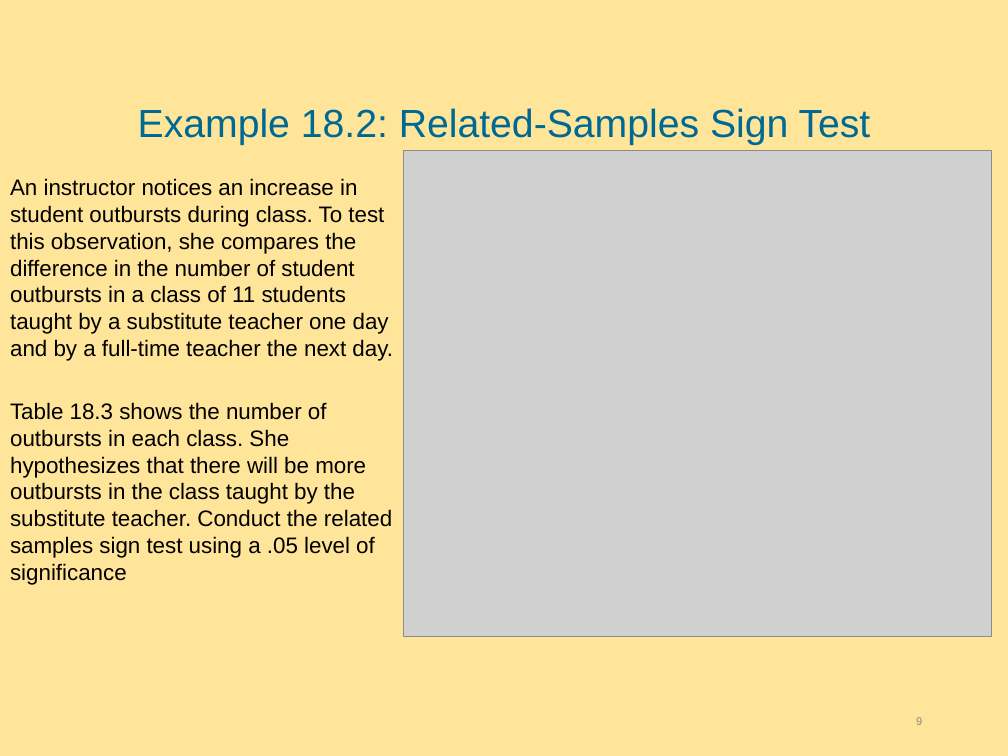
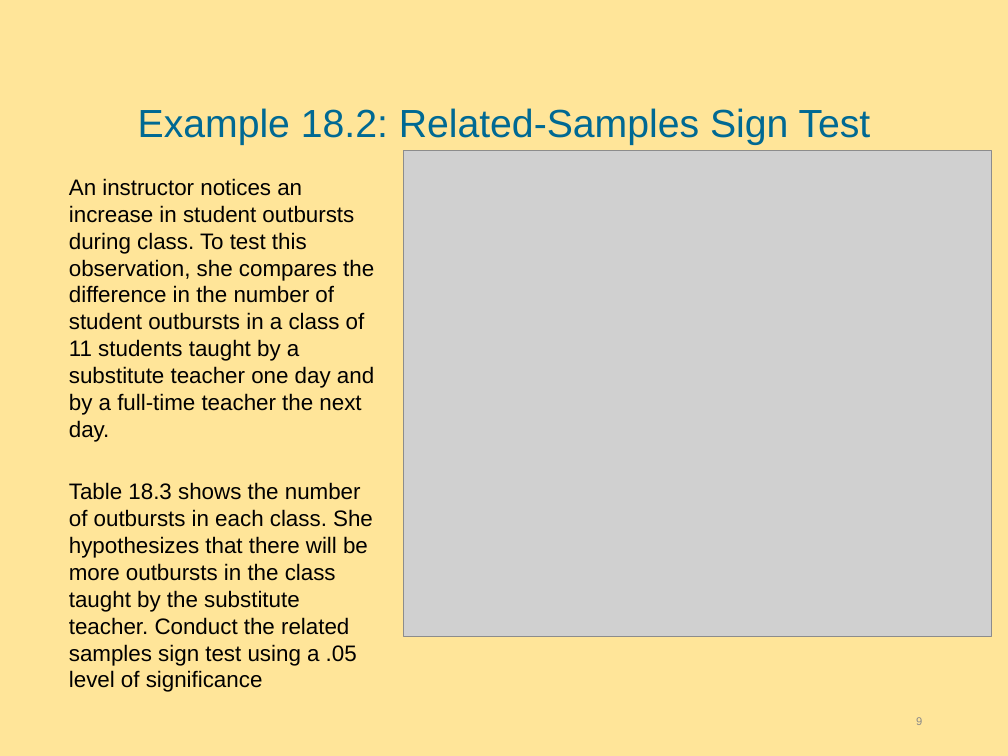
Before and after one commit to hejibo/Psychological-Statistics, a slide deck: slide 9 of Lecture 18 - Slides-Nonparametric Tests Tests for Ordinal Data/Lecture 18 - Slides-Nonparametric Tests Tests for Ordinal Data.pptx. Drawn at 1008x756 pixels with LibreOffice and Linux fonts; fonts in the diff are those of the drawing; grey boxes stand for pictures; background and template pictures are left out. Boxes give left, top, right and bottom in pixels: in the first picture for what was removed or moved away, otherwise in the second. Text is boxed around its words. In the diff, an @@ line names an element or a change of style, - is before the commit and + after.

```diff
--- a/Lecture 18 - Slides-Nonparametric Tests Tests for Ordinal Data/Lecture 18 - Slides-Nonparametric Tests Tests for Ordinal Data.pptx
+++ b/Lecture 18 - Slides-Nonparametric Tests Tests for Ordinal Data/Lecture 18 - Slides-Nonparametric Tests Tests for Ordinal Data.pptx
@@ text "An instructor notices an increase ..." rewrapped from (10, 178, 393, 585) to (69, 178, 374, 692) @@
```
Also in this commit, not shown: 5 other slides changed, 1 slide added, 30 other files.
